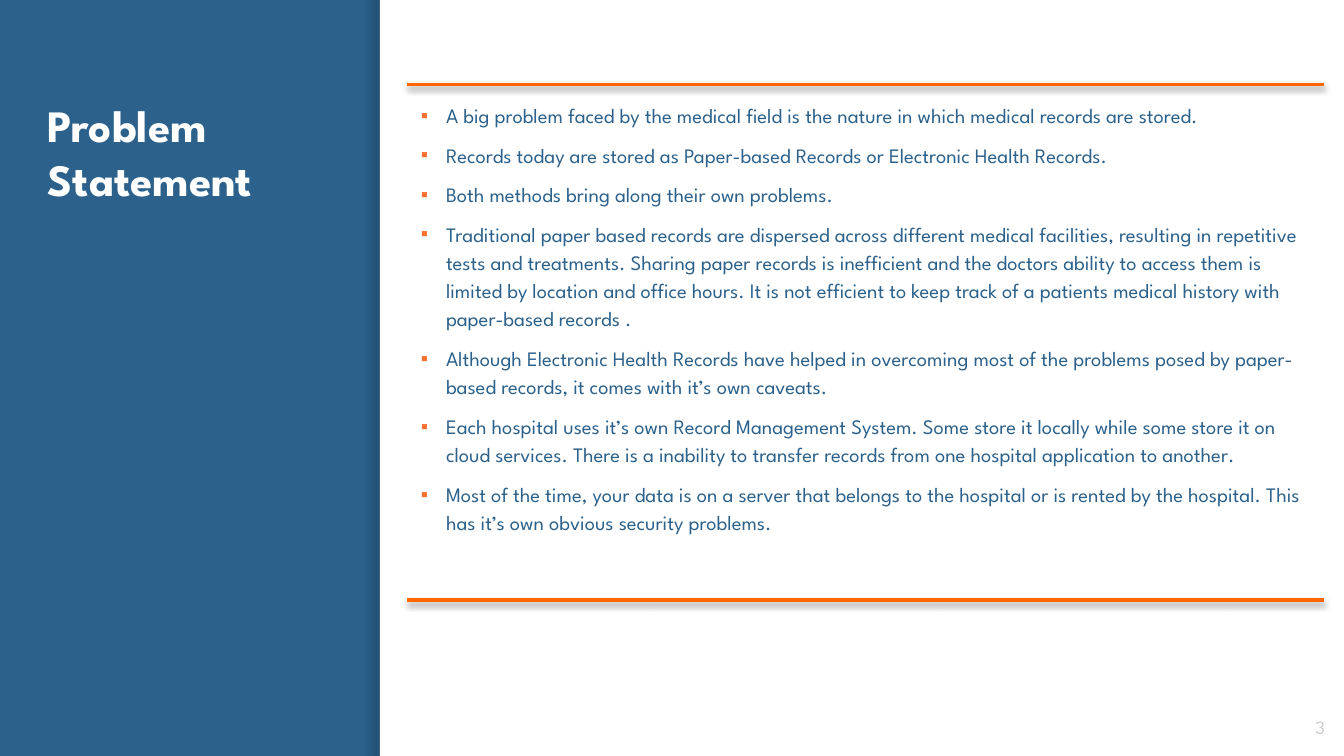
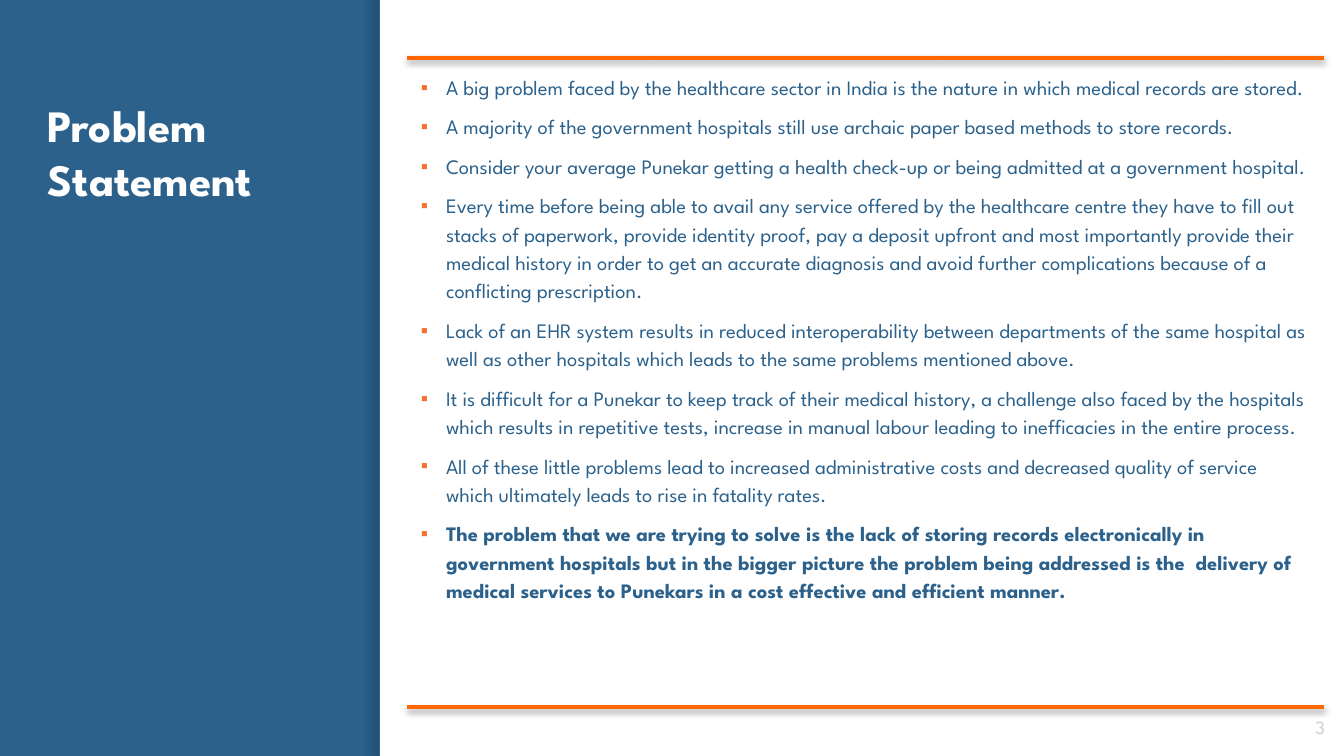
Before and after one commit to ShikharBhatt/NITI, a slide deck: slide 3 of niti aayog.pptx. Drawn at 1344x756 pixels with LibreOffice and Linux fonts; fonts in the diff are those of the drawing. Boxes give left, top, right and bottom in pixels: in the first picture for what was removed or moved away, otherwise in the second. Text is boxed around its words. In the diff, an @@ line names an element or a change of style, - is before the commit and + after.

Commit message:
Problem Statement Update

```diff
--- a/niti aayog.pptx
+++ b/niti aayog.pptx
@@ line moved from (407, 85) - (1324, 85) to (407, 58) - (1324, 58) @@
@@ text at box(446, 80, 1305, 599): text changed @@
-▪ A big problem faced by the medical field is the nature in which medical records are stored.
-▪ Records today are stored as Paper-based Records or Electronic Health Records.
-▪ Both methods bring along their own problems.
-▪ Traditional paper based records are dispersed across different medical facilities, resulting in repetitive tests and treatments. Sharing paper records is inefficient and the doctors ability to access them is limited by location and office hours. It is not efficient to keep track of a patients medical history with paper-based records .
-▪ Although Electronic Health Records have helped in overcoming most of the problems posed by paper-based records, it comes with it’s own caveats.
-▪ Each hospital uses it’s own Record Management System. Some store it locally while some store it on cloud services. There is a inability to transfer records from one hospital application to another.
-▪ Most of the time, your data is on a server that belongs to the hospital or is rented by the hospital. This has it’s own obvious security problems.
+▪ A big problem faced by the healthcare sector in India is the nature in which medical records are stored.
+▪ A majority of the government hospitals still use archaic paper based methods to store records.
+▪ Consider your average Punekar getting a health check-up or being admitted at a government hospital.
+▪ Every time before being able to avail any service offered by the healthcare centre they have to fill out stacks of paperwork, provide identity proof, pay a deposit upfront and most importantly provide their medical history in order to get an accurate diagnosis and avoid further complications because of a conflicting prescription.
+▪ Lack of an EHR system results in reduced interoperability between departments of the same hospital as well as other hospitals which leads to the same problems mentioned above.
+▪ It is difficult for a Punekar to keep track of their medical history, a challenge also faced by the hospitals which results in repetitive tests, increase in manual labour leading to inefficacies in the entire process.
+▪ All of these little problems lead to increased administrative costs and decreased quality of service which ultimately leads to rise in fatality rates.
+▪ The problem that we are trying to solve is the lack of storing records electronically in government hospitals but in the bigger picture the problem being addressed is the delivery of medical services to Punekars in a cost effective and efficient manner.
@@ line moved from (407, 601) - (1324, 601) to (407, 707) - (1324, 707) @@
```
Also in this commit, not shown: 3 other slides changed, 3 slides removed, 3 other files.
